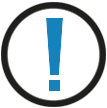
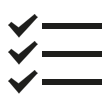
Two versions of the same layered image (107×108). Layer-by-layer changes:
hid group "warning light" (1 layers) over [left=1, top=2, right=106, bottom=107]
removed layer "Rectangle 1" (1st of 2, in "warning light") from group "warning light" over [left=49, top=80, right=60, bottom=91]
removed layer "Shape 1" (1st of 2, in "warning light") from group "warning light" over [left=46, top=18, right=63, bottom=75]
added group "checklist light" with 7 layers over [left=8, top=14, right=102, bottom=94]
added layer "Rectangle 2" (2nd of 2, in "checklist light") in group "checklist light" over [left=42, top=23, right=102, bottom=29]
added layer "Rectangle 2 copy" (2nd of 2, in "checklist light") in group "checklist light" over [left=42, top=51, right=101, bottom=57]
added layer "Rectangle 2 copy 2" (2nd of 2, in "checklist light") in group "checklist light" over [left=42, top=79, right=102, bottom=85]
added layer "Layer 2 copy" in group "checklist light" over [left=8, top=14, right=38, bottom=38]
added layer "Layer 2 copy 2" (2nd of 2, in "checklist light") in group "checklist light" over [left=8, top=41, right=38, bottom=65]
added layer "Layer 2 copy 4" in group "checklist light" over [left=8, top=70, right=38, bottom=94]
